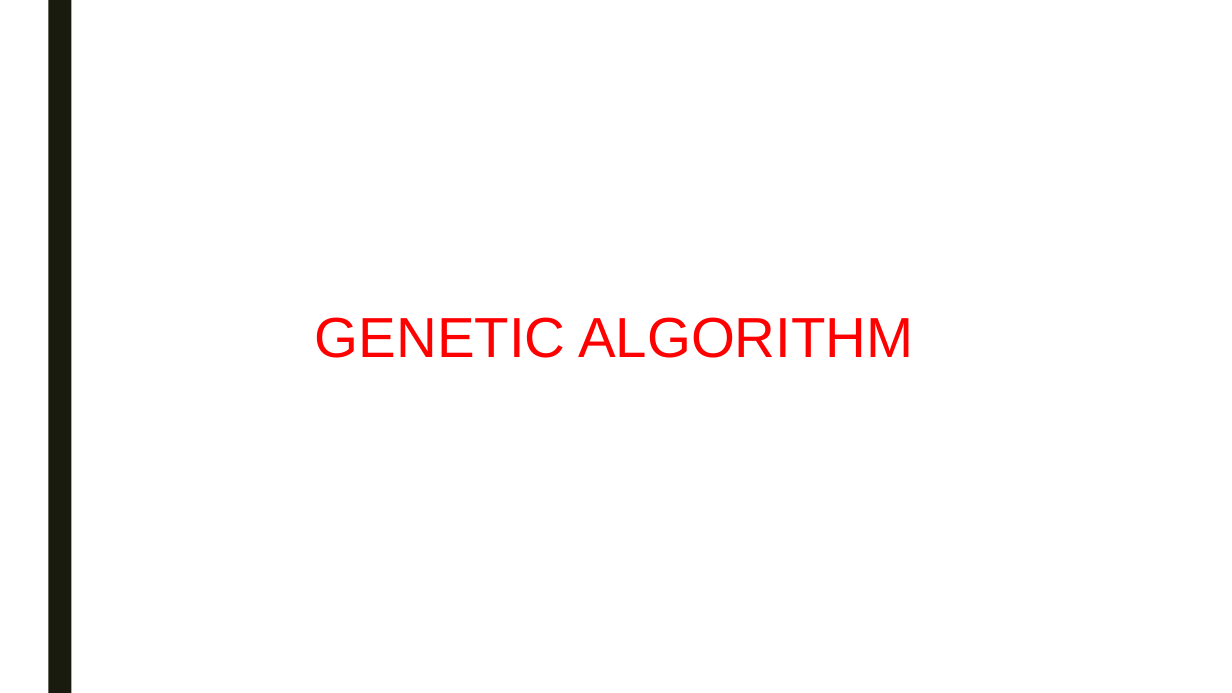
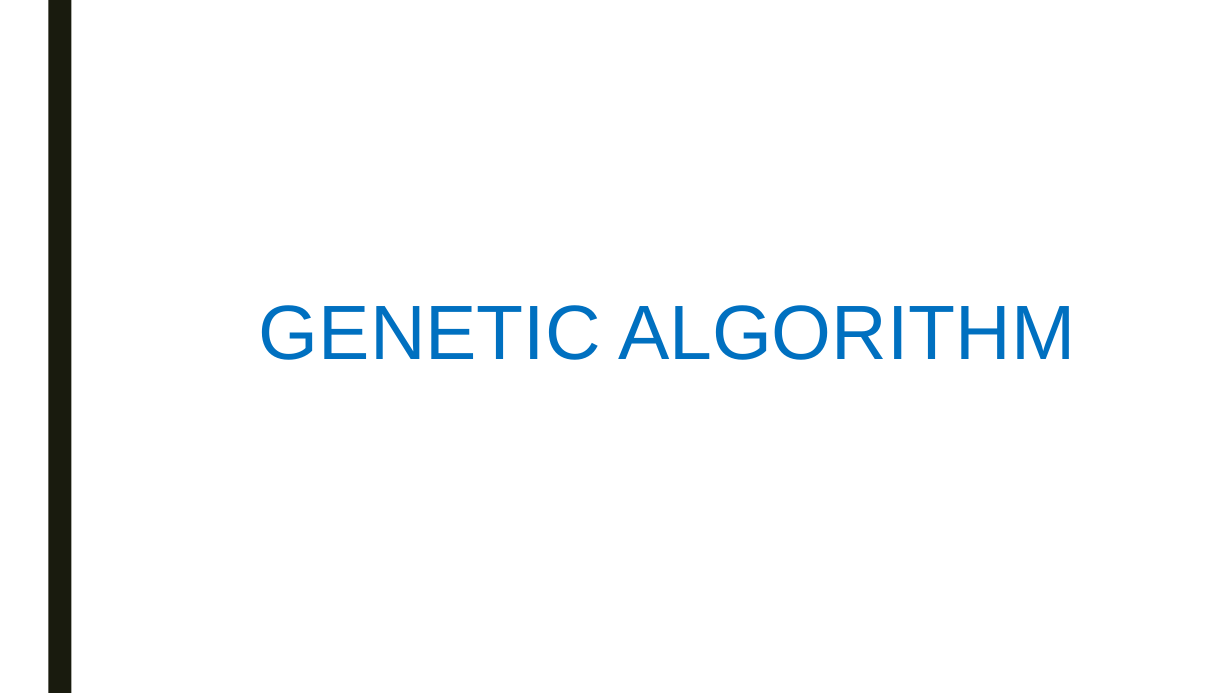
Before and after one commit to swengeler/PP3, a slide deck: slide 12 of Report, presentation and related stuff/Knapsack_problem.pptx (slide 16 before the commit). Drawn at 1232x693 pixels with LibreOffice and Linux fonts; fonts in the diff are those of the drawing. Boxes give left, top, right and bottom in pixels: in the first picture for what was removed or moved away, otherwise in the second. Text is boxed around its words. In the diff, an @@ line names an element or a change of style, - is before the commit and + after.

```diff
--- a/Report, presentation and related stuff/Knapsack_problem.pptx
+++ b/Report, presentation and related stuff/Knapsack_problem.pptx
@@ title "GENETIC ALGORITHM": place and size @@
-title "GENETIC ALGORITHM" at bbox=[315, 317, 913, 358]
+title "GENETIC ALGORITHM" at bbox=[259, 305, 1075, 360]
@@ title "GENETIC ALGORITHM" at bbox=[259, 305, 1075, 360]: size 44 to 60 pt, text colour #FF0000 to #0070C0 @@
```
Also in this commit, not shown: 18 other slides changed, 2 slides added, 2 slides removed.
